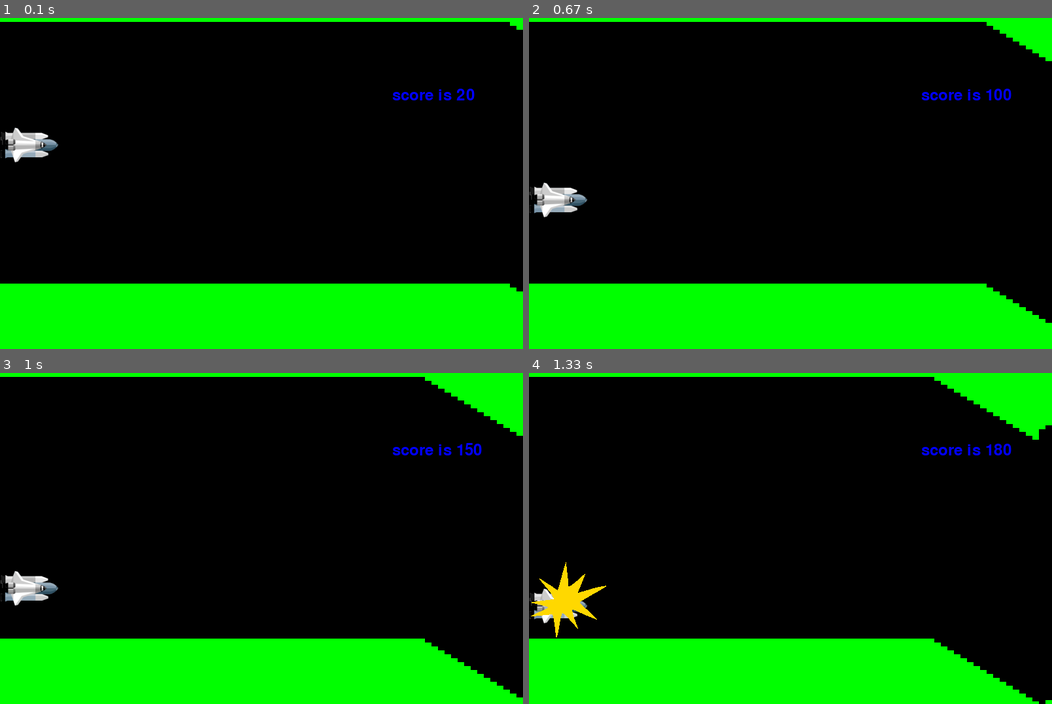
Above: before the commit, frames 1-4 (two rows, left to right).
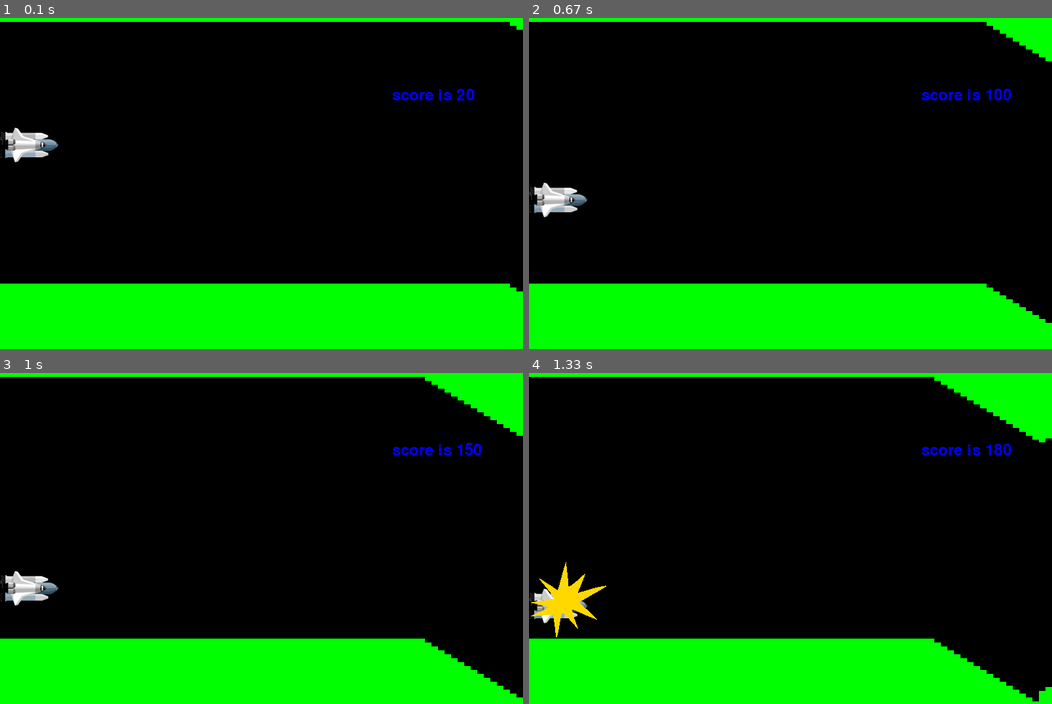
Above: after the commit, the same moments.

Repository: Hwangtaehun/pythonpratice
Game: pygame game, started from game/cave/cave.py
Same seed, same stepped clock (60 frames per second), same inputs: the game is played once before the commit and once after it.
Inputs:
- Up to frame 1 (0.1 s): no input
- Up to frame 2 (0.67 s): tap Space at 0.33 s
- Up to frame 3 (1 s): tap Space at 0.73 s
- Up to frame 4 (1.33 s): tap Space at 1.03 s

Frames 1-3 are identical in both runs. In frame 4, 0.2% of the frame differs, in the area x 97-100%, y 15-100%.

Commit message:
수정완료

Diff:
--- a/game/cave/cave.py
+++ b/game/cave/cave.py
@@ -41,8 +41,8 @@
             test = edge.move(0, slope)
             if test.top <= 0 or test.bottom >= 600:
                 slope = randint(1, 6) * (-1 if slope > 0 else 1)
-                edge.inflate_ip(0, 20)
-            edge.move_ip(10,slope)
+                edge.inflate_ip(0, -20)
+            edge.move_ip(10, slope)
             holes.append(edge)
             del holes[0]
             holes = [x.move(-10, 0) for x in holes]
